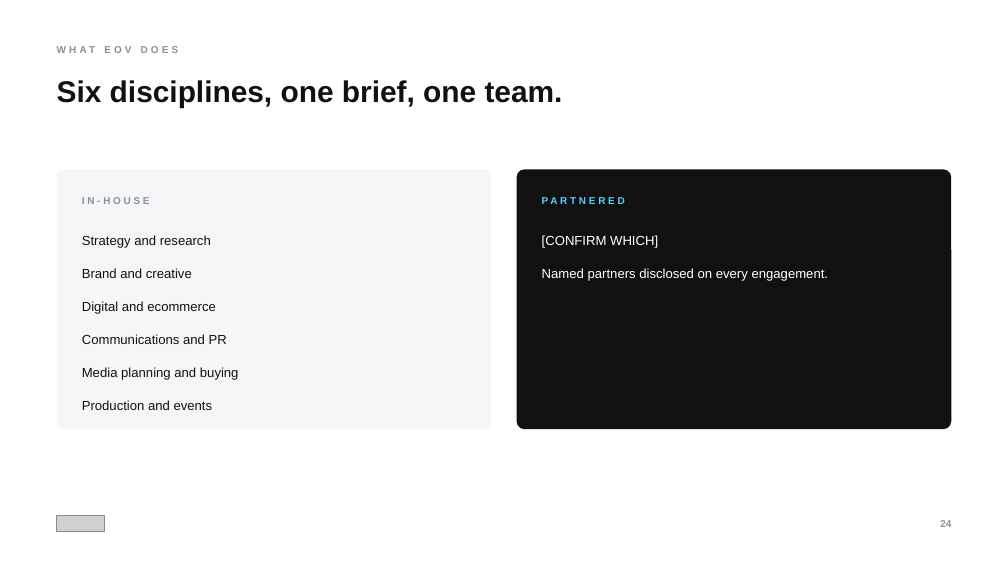
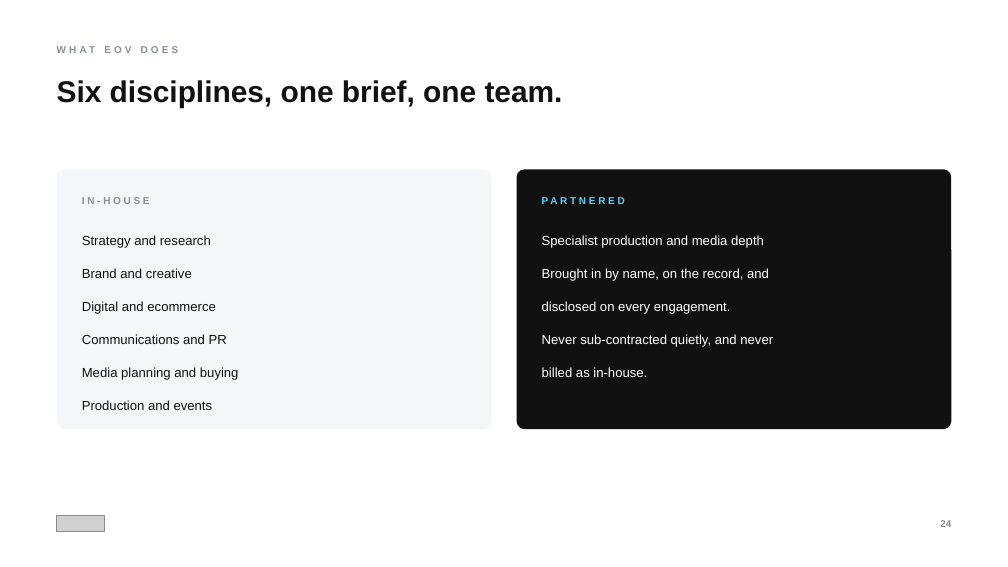
Before and after one commit to tanvichitnis1/NEW-, a slide deck: slide 24 of deck-pptx/EOV-Credentials-2026.pptx. Drawn at 1008x567 pixels with LibreOffice and Linux fonts; fonts in the diff are those of the drawing; grey boxes stand for pictures. Boxes give left, top, right and bottom in pixels: in the first picture for what was removed or moved away, otherwise in the second. Text is boxed around its words. In the diff, an @@ line names an element or a change of style, - is before the commit and + after.

```diff
--- a/deck-pptx/EOV-Credentials-2026.pptx
+++ b/deck-pptx/EOV-Credentials-2026.pptx
@@ text at [542,235,764,248]: text changed @@
-[CONFIRM WHICH]
+Specialist production and media depth
@@ text at [542,268,769,281]: text changed @@
-Named partners disclosed on every engagement.
+Brought in by name, on the record, and
@@ text added at [542,301,731,314], 12.5 pt, text #FFFFFF @@
+disclosed on every engagement.
@@ text added at [542,334,773,347], 12.5 pt, text #FFFFFF @@
+Never sub-contracted quietly, and never
@@ text added at [542,367,647,377], 12.5 pt, text #FFFFFF @@
+billed as in-house.
```
Also in this commit, not shown: 14 other slides changed, 4 other files.
